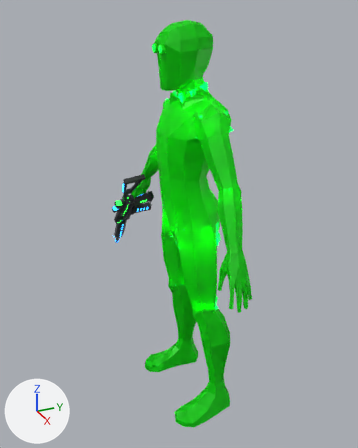
What one commit did to the glTF model data/droid_explorer.glb.
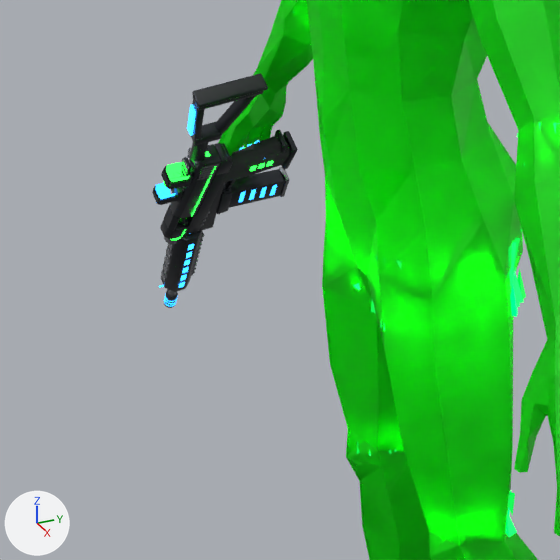
Old and new are each drawn whole from a 50 mm camera at (2.046, -0.969, 2.087) aimed at (-0.159, 0.023, 0.984) and again close up on the part from 19% to 64% of the width and 34% to 71% of the height. The lights are fixed; the arrows at lower left show +X, +Y and +Z. The older version's two pictures come first. Where no turn or scale is listed for an object, it has been applied to the vertices.

In view in the first close-up: 'droid_break_thigh.L_end', 'gun', 'mesh_node', 'rifle_gun' and 9 more.
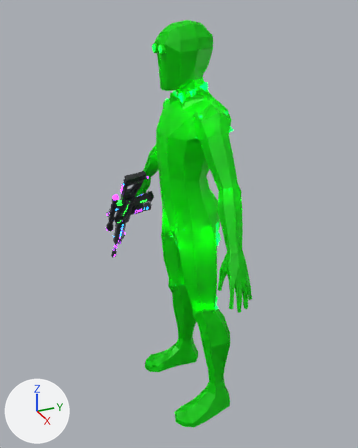
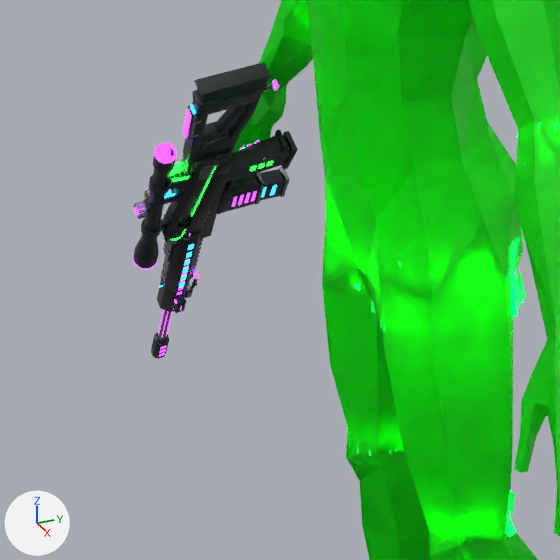
Location of each change, (x1, y1, x2, y2) in pixels of the close-ups (560 x 560 px):
'sniper_gun', added
    after: (133, 62, 287, 359)
    faces in mat_sniper_body (dark grey #3f4248): (133, 62, 287, 359)
    faces in mat_sniper_grip (dark grey #2c2e30): (196, 63, 281, 155)
    faces in mat_sniper_trim (grey #adb1b6): (134, 83, 275, 340)
    faces in mat_sniper_glow (purple #b338ff, glowing purple #b338ff): (133, 79, 279, 356)
'sniper_hud', added
    after: (155, 142, 176, 161)

Diff of the bpy script that builds the scene:
```diff
--- a/data/droid_explorer.glb.py
+++ b/data/droid_explorer.glb.py
@@ mat_sniper_screen @@
+mat_sniper_screen = principled_material('sniper_screen')
+mat_sniper_screen.base_color = (0.0, 0.0, 0.0)  # black #000000
+mat_sniper_screen.metallic = 1.0
+mat_sniper_screen.roughness = 1.0
+mat_sniper_screen.emission_color = (0.45, 0.04, 1.0)  # purple #b338ff
+mat_sniper_screen.emission_strength = 4.0
@@ mat_sniper_grip @@
+mat_sniper_grip = principled_material('sniper_grip')
+mat_sniper_grip.base_color = (0.025, 0.027, 0.03)  # dark grey #2c2e30
+mat_sniper_grip.roughness = 0.75
@@ mat_sniper_body @@
+mat_sniper_body = principled_material('sniper_body')
+mat_sniper_body.base_color = (0.05, 0.055, 0.065)  # dark grey #3f4248
+mat_sniper_body.metallic = 0.85
+mat_sniper_body.roughness = 0.32
@@ mat_sniper_trim @@
+mat_sniper_trim = principled_material('sniper_trim')
+mat_sniper_trim.base_color = (0.42, 0.44, 0.47)  # grey #adb1b6
+mat_sniper_trim.metallic = 1.0
+mat_sniper_trim.roughness = 0.25
@@ mat_sniper_glow @@
+mat_sniper_glow = principled_material('sniper_glow')
+mat_sniper_glow.base_color = (0.45, 0.04, 1.0)  # purple #b338ff
+mat_sniper_glow.roughness = 0.4
+mat_sniper_glow.emission_color = (0.45, 0.04, 1.0)  # purple #b338ff
+mat_sniper_glow.emission_strength = 4.0
@@ me_plane_002 @@
+me_plane_002.from_pydata([(-1.0, -1.0, -0.16), (1.0, -1.0, -0.16), (-1.0, 1.0, -0.16), (1.0, 1.0, -0.16), (-1.0, 0.0, 0.23), (1.0, 0.0, 0.23), (1.0, 0.5, 0.13), (-1.0, 0.5, 0.13), (-1.0, -0.5, 0.13), (1.0, -0.5, 0.13), (1.0, 0.75, 0.04), (-1.0, 0.75, 0.04), (-1.0, 0.25, 0.2), (1.0, 0.25, 0.2), (1.0, -0.25, 0.2), (-1.0, -0.25, 0.2), (-1.0, -0.75, 0.04), (1.0, -0.75, 0.04)], [], [(11, 10, 3), (11, 3, 2), (15, 14, 5), (15, 5, 4), (12, 13, 6), (12, 6, 7), (16, 17, 9), (16, 9, 8), (7, 6, 10), (7, 10, 11), (4, 5, 13), (4, 13, 12), (8, 9, 14), (8, 14, 15), (0, 1, 17), (0, 17, 16)])
+me_plane_002.materials.append(mat_sniper_screen)  # black #000000, glowing purple #b338ff
@@ me_sniper_gun @@
+me_sniper_gun.from_pydata(...)  # 3820 vertices, 7248 faces; spans x -0.425..0.259, y -0.187..0.069, z -0.529..0.31
+# faces by material slot: [4480, 1156, 240, 1372]
+me_sniper_gun.materials.append(mat_sniper_body)  # dark grey #3f4248
+me_sniper_gun.materials.append(mat_sniper_trim)  # grey #adb1b6
+me_sniper_gun.materials.append(mat_sniper_grip)  # dark grey #2c2e30
+me_sniper_gun.materials.append(mat_sniper_glow)  # purple #b338ff, glowing purple #b338ff
@@ ob_sniper_hud @@
+ob_sniper_hud = bpy.data.objects.new('sniper_hud', me_plane_002)
+ob_sniper_hud.parent = ob_sniper
+ob_sniper_hud.location = (-1.86, 0.0, 1.42)
+ob_sniper_hud.rotation_euler = (0.0, 1.571, 0.0)  # degrees (0, 90, 0)
+ob_sniper_hud.scale = (0.13, 0.12, 1.0)
@@ ob_sniper @@
+ob_sniper = bpy.data.objects.new('sniper', None)
+ob_sniper.location = (-0.606, -0.0664, 0.922)
+ob_sniper.rotation_euler = (1.412, 2.255, -0.0878)  # degrees (81, 129, -5)
+ob_sniper.scale = (0.105, 0.105, 0.105)
@@ ob_sniper_gun @@
+ob_sniper_gun = bpy.data.objects.new('sniper_gun', me_sniper_gun)
+ob_sniper_gun.location = (-0.606, -0.066, 0.922)
```
